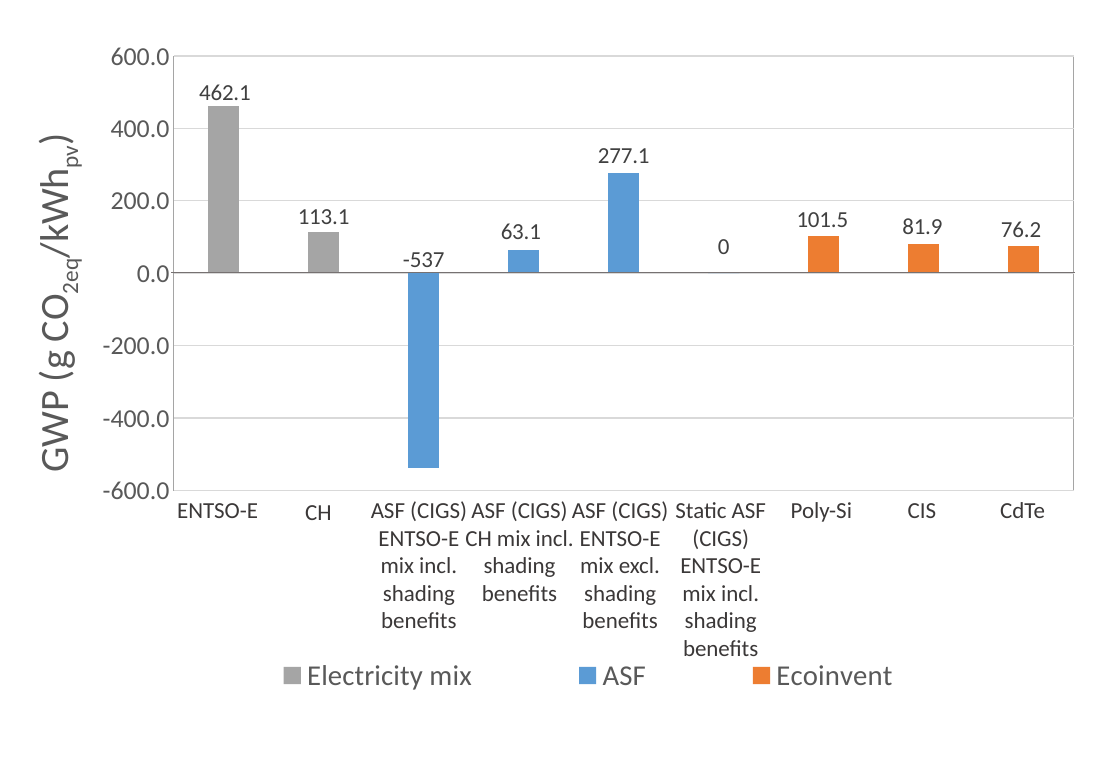
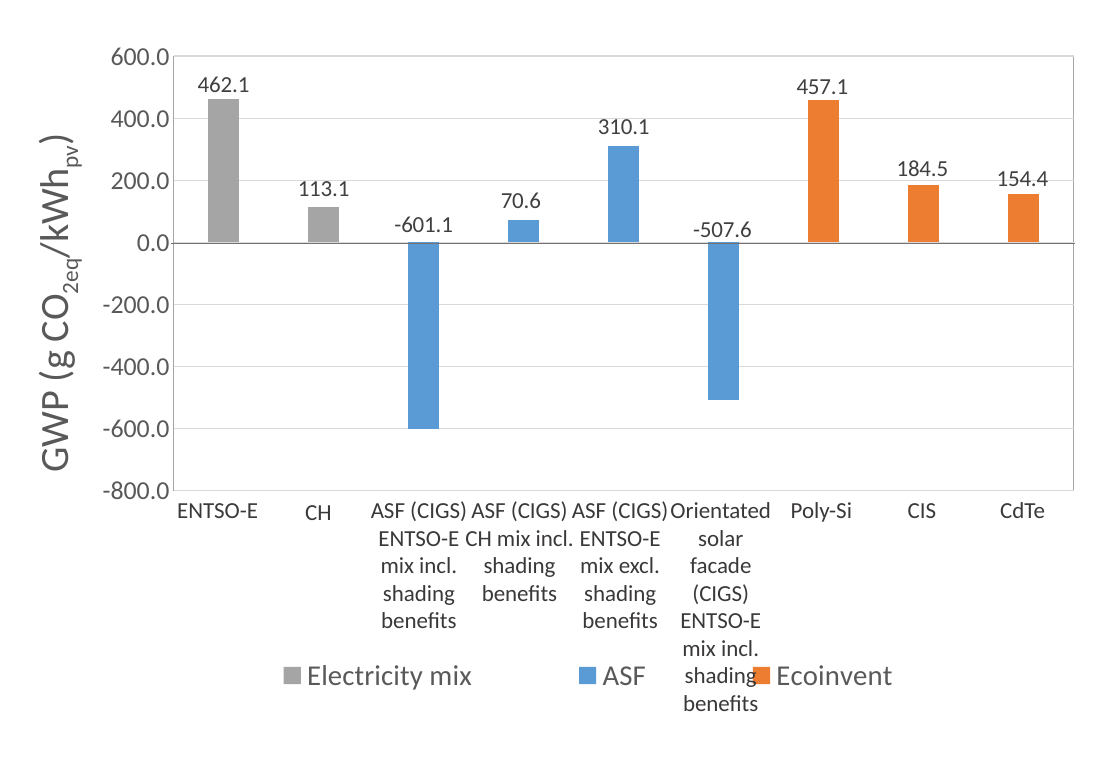
Before and after one commit to architecture-building-systems/LCA_Paper, a slide deck: slide 18 of elsarticle/Images/Thesis charts.pptx. Drawn at 1120x775 pixels with LibreOffice and Linux fonts; fonts in the diff are those of the drawing. Boxes give left, top, right and bottom in pixels: in the first picture for what was removed or moved away, otherwise in the second. Text is boxed around its words. In the diff, an @@ line names an element or a change of style, - is before the commit and + after.

```diff
--- a/elsarticle/Images/Thesis charts.pptx
+++ b/elsarticle/Images/Thesis charts.pptx
@@ column stacked chart at (25,38,1094,704) @@
-ASF: -, -, -537, 63.1, 277.1, 0, -, -, -
+ASF: -, -, -601.1, 70.6, 310.1, -507.6, -, -, -
@@ data labels of ASF changed @@
@@ Ecoinvent, 7: 101.5 to 457.1 @@
@@ Ecoinvent, 8: 81.9 to 184.5 @@
@@ Ecoinvent, 9: 76.2 to 154.4 @@
@@ line moved from (172, 272) - (1076, 272) to (172, 243) - (1076, 243) @@
@@ text at (670,502,771,711): text changed @@
-Static ASF (CIGS) ENTSO-E mix incl. shading benefits
+Orientated solar facade (CIGS) ENTSO-E mix incl. shading benefits
```
Also in this commit, not shown: 2 other slides changed.
